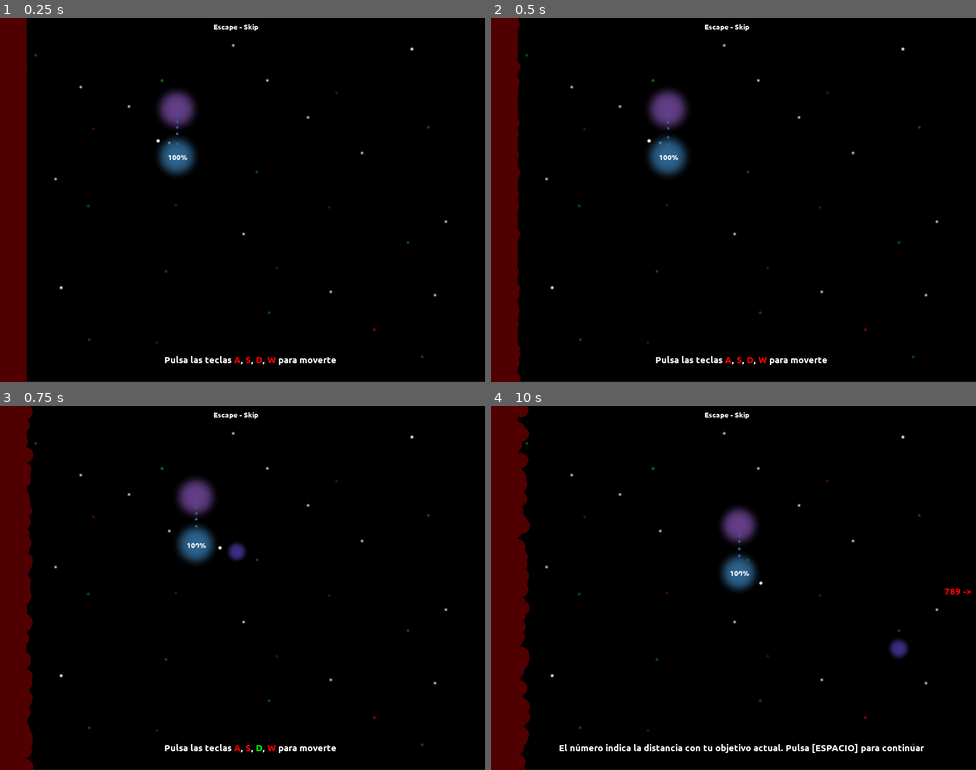
Above: before the commit, frames 1-4 (two rows, left to right).
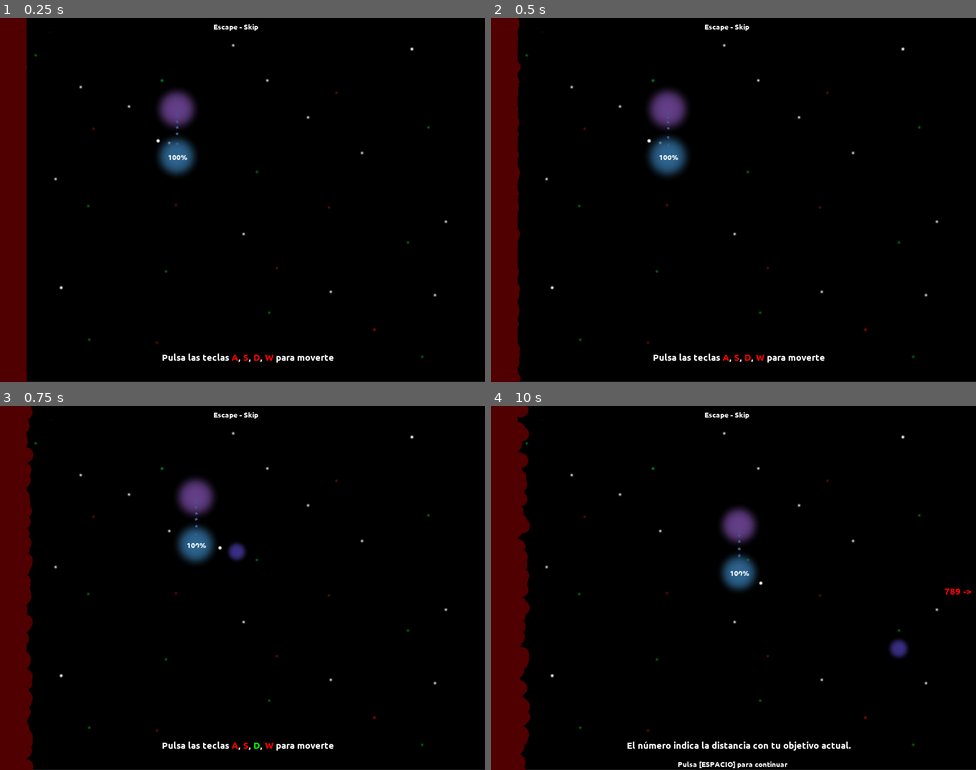
Above: after the commit, the same moments.

Repository: moisesjbc/cinco-etapas
Game: Godot game, scene res://scenes/main_scene/main_scene.tscn
The game is run twice, just before and just after one commit, with the same random seed, the same clock (stepped at 60 frames per second) and the same inputs.
Inputs (mouse positions are in pixels of both pictures, inside the frame that each line leads up to):
- Up to frame 1 (0.25 s): no input
- Up to frame 2 (0.5 s): no input
- Up to frame 3 (0.75 s): tap Enter at 0.5 s; move the mouse to (349, 569) at 0.52 s; hold Right (ui_right) from 0.53 s (still down); tap Space (ui_sacrifice) at 0.6 s; click (349, 569) at 0.67 s
- Up to frame 4 (10 s): move the mouse to (636, 606) at 1.27 s; release Right (ui_right) at 1.28 s; hold Down (ui_down) 1.28-2.03 s; tap Space (ui_sacrifice) at 1.35, 2.1, 2.85, 3.6, 4.35, 5.1, 5.85, 6.6, 7.35, 8.1, 8.75, 8.85, 9.5, 9.6 s; move the mouse to (782, 507) at 2.02 s; hold Right (ui_right) 2.03-2.78 s; move the mouse to (709, 660) at 2.77 s; hold Up (ui_up) 2.78-3.53 s; click (709, 660) at 2.92 s; move the mouse to (879, 642) at 3.52 s; hold Left (ui_left) 3.53-5.03 s; move the mouse to (588, 533) at 4.27 s; move the mouse to (757, 588) at 5.02 s; hold Down (ui_down) 5.03-5.78 s; click (757, 588) at 5.17 s; move the mouse to (660, 497) at 5.77 s; hold Right (ui_right) 5.78-6.53 s; move the mouse to (840, 569) at 6.52 s; hold Up (ui_up) 6.53-7.28 s; move the mouse to (636, 606) at 7.27 s; hold Right (ui_right) 7.28-8.03 s; click (636, 606) at 7.42 s; move the mouse to (782, 507) at 8.02 s; hold Down (ui_down) 8.03-8.78 s; move the mouse to (709, 660) at 8.77 s; hold Left (ui_left) 8.78-9.53 s; move the mouse to (879, 642) at 9.52 s; hold Up (ui_up) from 9.53 s (still down); click (879, 642) at 9.67 s

The runs differ from the first frame. In frame 1, 0.5% of the frame differs, in the area x 33-70%, y 92-96%; in frame 2, 0.5%; in frame 3, 0.5%; in frame 4, 1.1%, in the area x 14-90%, y 92-100%.

Commit message:
Added "Press space to continue" label

Diff:
--- a/godot-project/scenes/main_scene/states/tutorial_act_4.gd
+++ b/godot-project/scenes/main_scene/states/tutorial_act_4.gd
@@ -3,15 +3,15 @@
 var state_machine
 
 func start():
-	state_machine.set_text("El número indica la distancia con tu objetivo actual. Pulsa [ESPACIO] para continuar", null, funcref(self, "step_1"), "ui_sacrifice")
+	state_machine.set_text("El número indica la distancia con tu objetivo actual.", null, funcref(self, "step_1"), "ui_sacrifice")
 	state_machine.get_node("distance_control").set_distance(789, 1)
 
 func step_1():
-	state_machine.set_text("El color rojo indica que el objetivo se está alejando. Pulsa [ESPACIO] para continuar", null, funcref(self, "step_2"), "ui_sacrifice")
+	state_machine.set_text("El color rojo indica que el objetivo se está alejando.", null, funcref(self, "step_2"), "ui_sacrifice")
 
 func step_2():
 	state_machine.get_node("distance_control").set_distance(789, -1)
-	state_machine.set_text("El color verde indica que el objetivo se está acercando. Pulsa [ESPACIO] para continuar", null, funcref(self, "step_3"), "ui_sacrifice")
+	state_machine.set_text("El color verde indica que el objetivo se está acercando.", null, funcref(self, "step_3"), "ui_sacrifice")
 
 func step_3():
 	state_machine.get_node("distance_control").clear()
--- a/godot-project/scenes/story_gui/story_gui.gd
+++ b/godot-project/scenes/story_gui/story_gui.gd
@@ -3,6 +3,7 @@
 var current_callback = null
 
 func set_text(text, start_callback, end_callback, delay=3):
+	$press_space_label.visible = false
 	set_physics_process(false)
 	if start_callback:
 		start_callback.call_func()
@@ -13,11 +14,13 @@
 		if delay is int:
 			$timer.start(delay)
 		else:
+			$press_space_label.visible = true
 			set_physics_process(true)
 
 func _physics_process(delta):
 	if Input.is_action_just_pressed("ui_sacrifice"):
 		set_physics_process(false)
+		$press_space_label.visible = false
 		_on_timer_timeout()
 
 func _on_timer_timeout():
--- a/godot-project/scenes/story_gui/story_gui.tscn
+++ b/godot-project/scenes/story_gui/story_gui.tscn
@@ -7,7 +7,11 @@
 size = 20
 font_data = ExtResource( 2 )
 
+[sub_resource type="DynamicFont" id=2]
+font_data = ExtResource( 2 )
+
 [node name="story_gui" type="Control"]
+pause_mode = 2
 margin_left = -4.0
 margin_top = 3.0
 margin_right = 1022.0
@@ -18,12 +22,27 @@
 }
 
 [node name="RichTextLabel" type="RichTextLabel" parent="."]
-margin_left = 7.82837
-margin_top = 707.799
-margin_right = 1037.83
-margin_bottom = 766.799
+margin_left = 1.82837
+margin_top = 701.799
+margin_right = 1031.83
+margin_bottom = 760.799
 custom_fonts/normal_font = SubResource( 1 )
 bbcode_enabled = true
+__meta__ = {
+"_edit_use_anchors_": false
+}
+
+[node name="press_space_label" type="Label" parent="."]
+visible = false
+anchor_left = 0.5
+anchor_top = 1.0
+anchor_right = 0.5
+anchor_bottom = 1.0
+margin_left = -125.0
+margin_top = -21.0
+margin_right = 117.0
+custom_fonts/font = SubResource( 2 )
+text = "Pulsa [ESPACIO] para continuar"
 __meta__ = {
 "_edit_use_anchors_": false
 }
Not shown: 2 places in godot-project/scenes/main_scene/main_scene.tscn that only renumber resources
Not shown: 1 places in godot-project/scenes/story_gui/story_gui.tscn that only renumber resources
